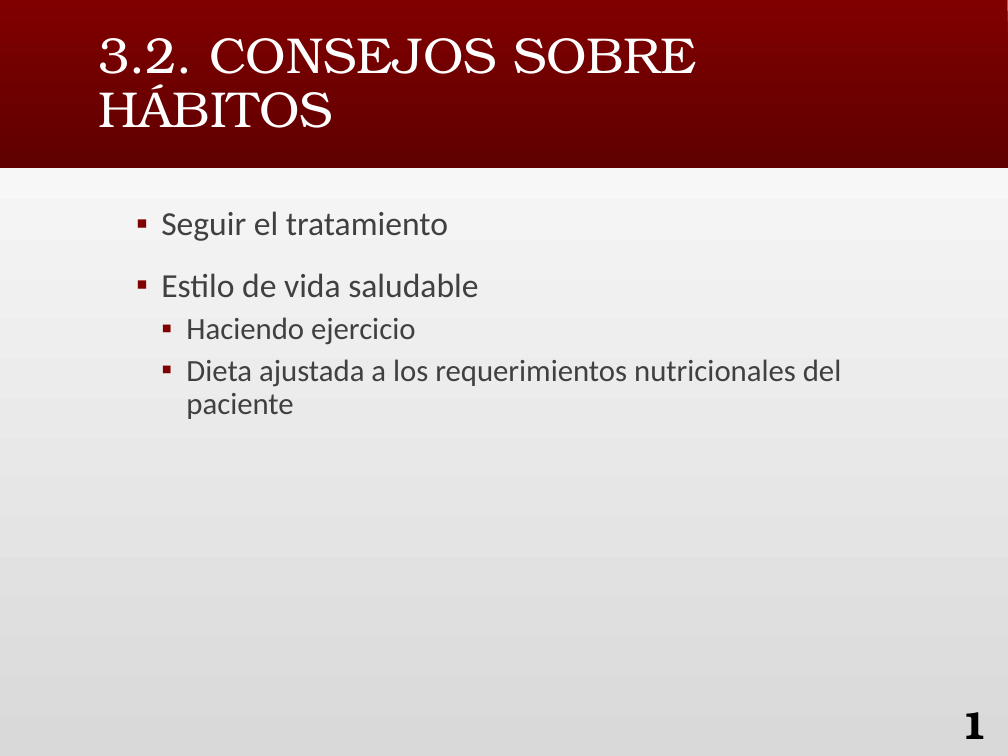
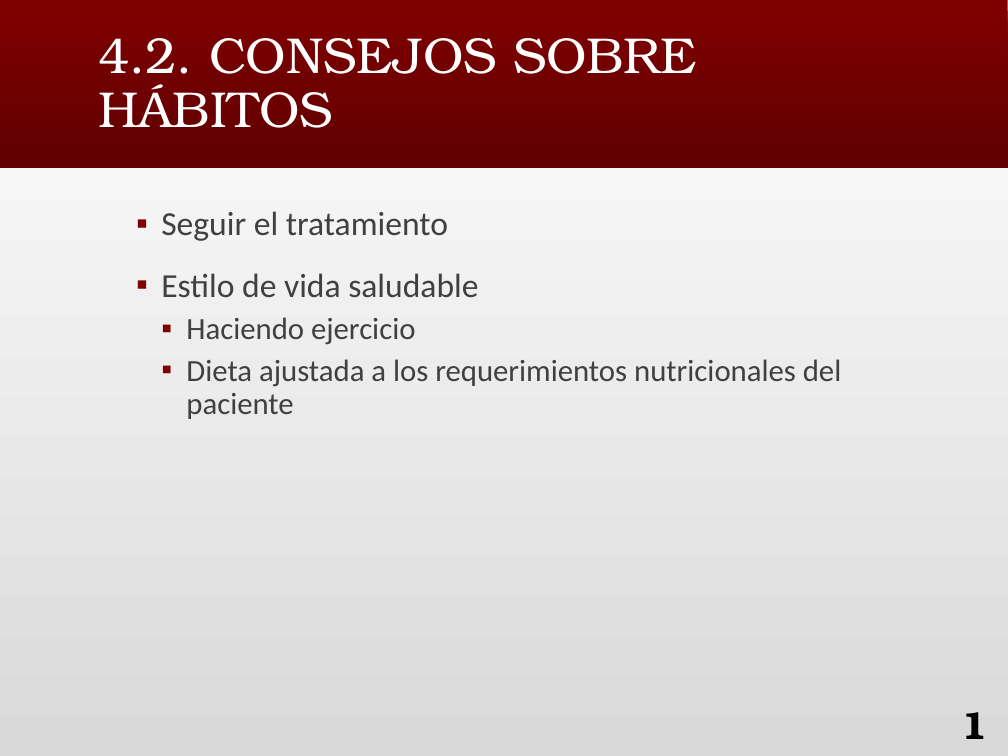
Before and after one commit to nerachan/far, a slide deck: slide 16 of 2.2 FAR/PS/Ejercicios/Trabajo/VIH.pptx (slide 14 before the commit). Drawn at 1008x756 pixels with LibreOffice and Linux fonts; fonts in the diff are those of the drawing. Boxes give left, top, right and bottom in pixels: in the first picture for what was removed or moved away, otherwise in the second. Text is boxed around its words. In the diff, an @@ line names an element or a change of style, - is before the commit and + after.

```diff
--- a/2.2 FAR/PS/Ejercicios/Trabajo/VIH.pptx
+++ b/2.2 FAR/PS/Ejercicios/Trabajo/VIH.pptx
@@ title at [98,38,696,128]: text changed @@
-3.2. CONSEJOS SOBRE HÁBITOS
+4.2. CONSEJOS SOBRE HÁBITOS
```
Also in this commit, not shown: 11 other slides changed, 3 slides added, 1 slide removed, 3 other files.
